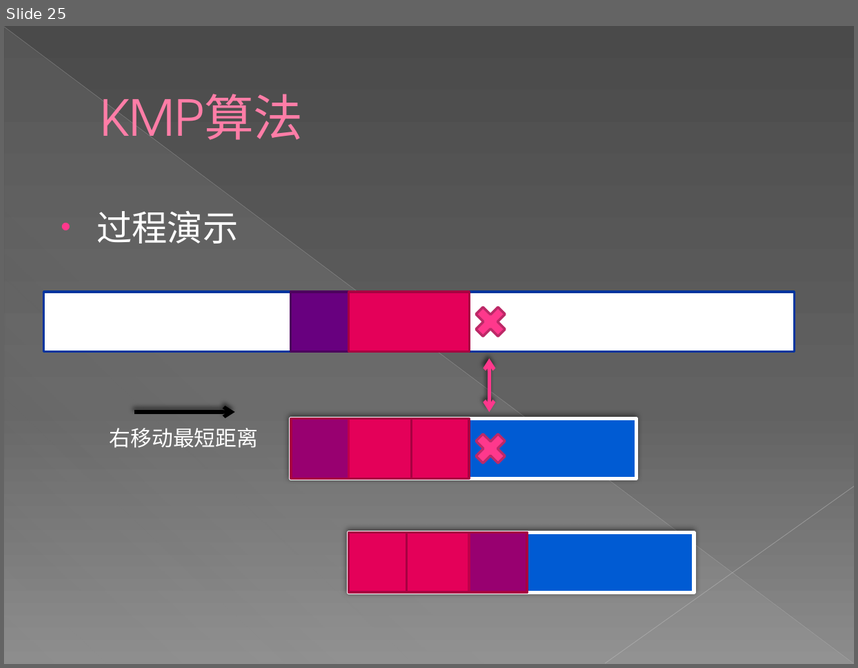
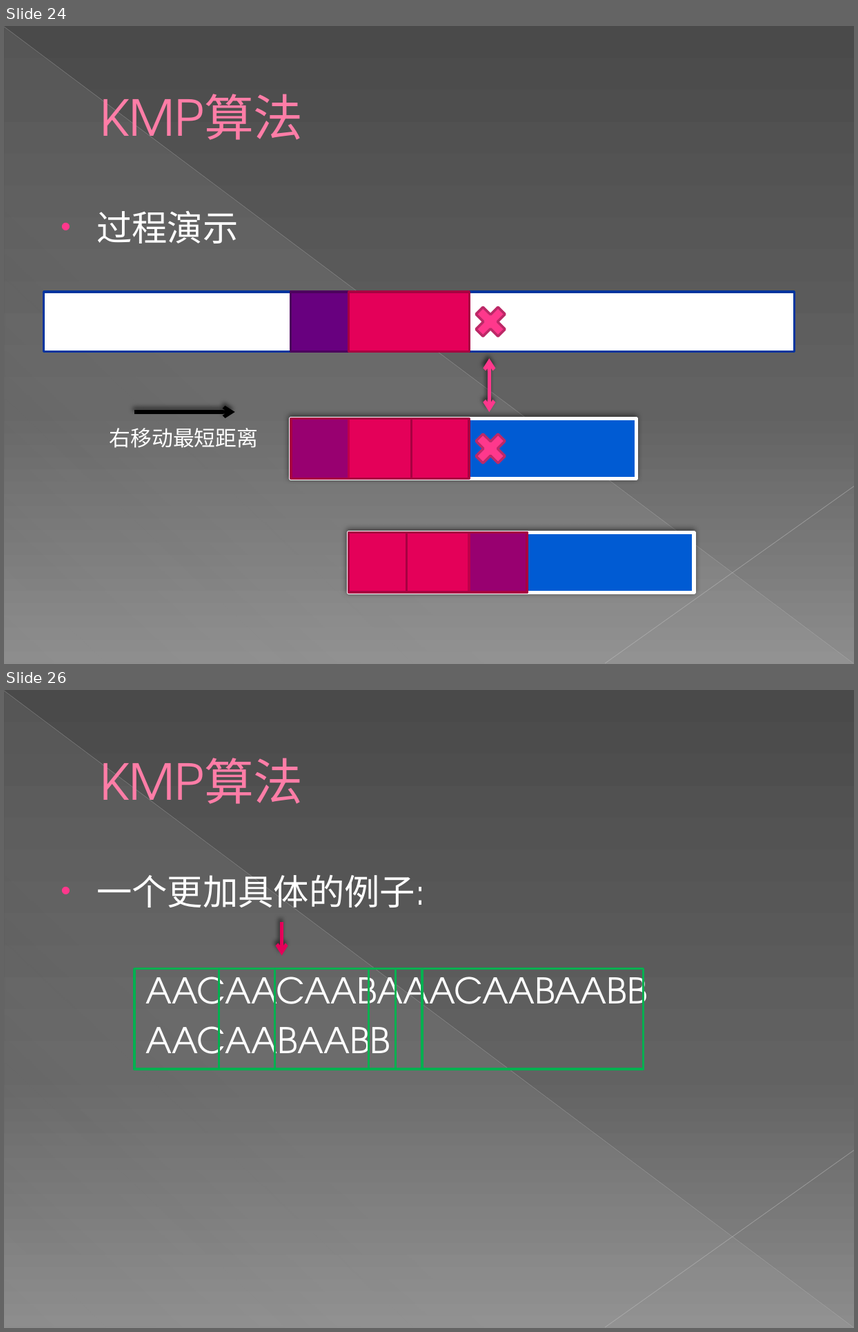
Before and after one commit to Eriri/Acm_Standard_Algorithm_Repository, a slide deck: 新建 Microsoft PowerPoint 演示文稿 (2).pptx. Shown one above the other, each under a label of ours: slide 25 before the commit, slides 24 and 26 after it; the slides between them are not shown. The pictures are 858x668 and 858x1332 pixels, drawn with LibreOffice and Linux fonts; fonts in the diff are those of the drawing. Boxes give left, top, right and bottom in pixels: in the first picture for what was removed or moved away, otherwise in the second. Text is boxed around its words. In the diff, an @@ line names an element or a change of style, - is before the commit and + after.

```diff
--- a/新建 Microsoft PowerPoint 演示文稿 (2).pptx
+++ b/新建 Microsoft PowerPoint 演示文稿 (2).pptx
@@ slide 26 added at [4,690,854,1328], background gradient #4A4A4A to #626262 to #8C8C8C; not listed: 3 template elements that a slide beside it also shows @@
@@ title added at [100,758,303,804], 42 pt, text #FF7DA7 @@
+KMP算法
@@ text added at [96,875,648,1070], 30 pt, text #FFFFFF @@
+• 一个更加具体的例子:
+AACAACAABAAACAABAABB
+AACAABAABB
@@ arrow added from (282, 922) to (282, 955), #E40059 3 pt @@
@@ rectangle added at [135,969,275,1069], outline #00B050 2 pt @@
@@ rectangle added at [219,969,422,1069], outline #00B050 2 pt @@
@@ rectangle added at [369,969,422,1069], outline #00B050 2 pt @@
@@ rectangle added at [396,969,643,1069], outline #00B050 2 pt @@
@@ what was slide 25 is now slide 24 @@
```
Also in this commit, not shown: 3 slides changed, 20 other slides added, 5 slides removed.
